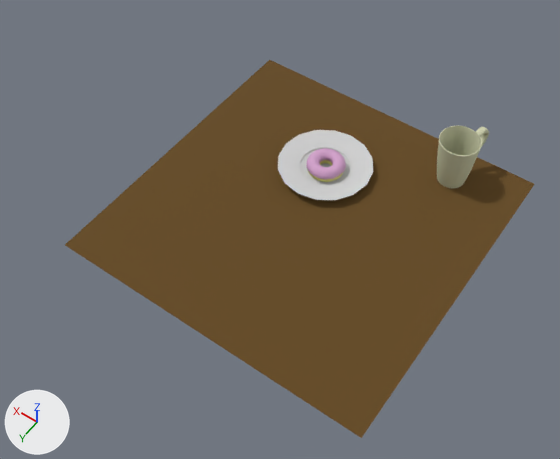
Before and after pictures for a commit that changed the glTF model models/mesa.gltf.
Camera for both pictures: a camera (50 mm lens) standing at (-16.3, 21.3, 28.4) and looking at (-3.1, 2.9, -0.5). Lighting does not change. The marker at lower left points along +X, +Y and +Z. Where no turn or scale is listed for an object, it has been applied to the vertices.

The first picture shows 'Torus.002', 'mesa', 'plato', 'tasa'.
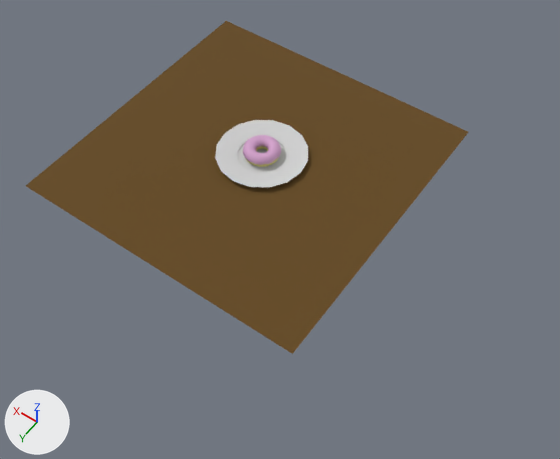
Boxes (x1, y1, x2, y2) around the edits, measured in the pictures (560 x 459 px):
'mesa', moved
    before: (65, 60, 534, 438)
    after: (26, 21, 468, 354)
'plato', moved
    before: (278, 130, 373, 200)
    after: (215, 120, 308, 187)
'tasa', deleted
    before: (437, 125, 489, 188)

The change, as a diff of the scene's bpy script:
```diff
--- a/models/mesa.gltf.py
+++ b/models/mesa.gltf.py
@@ ob_mesa @@
 ob_mesa = bpy.data.objects.new('mesa', me_plane_001)
-ob_mesa.location = (-3.97, 1.86, 0.26)
+ob_mesa.location = (0.28, 0.34, 0.07)
@@ ob_plato @@
 ob_plato = bpy.data.objects.new('plato', me_cylinder_002)
-ob_plato.location = (-3.15, -0.91, 0.56)
+ob_plato.location = (0.0, 0.0, 0.2)
@@ ob_tasa @@
-ob_tasa = bpy.data.objects.new('tasa', me_cylinder_001)
-ob_tasa.location = (-8.4, -4.0, 1.74)
```
